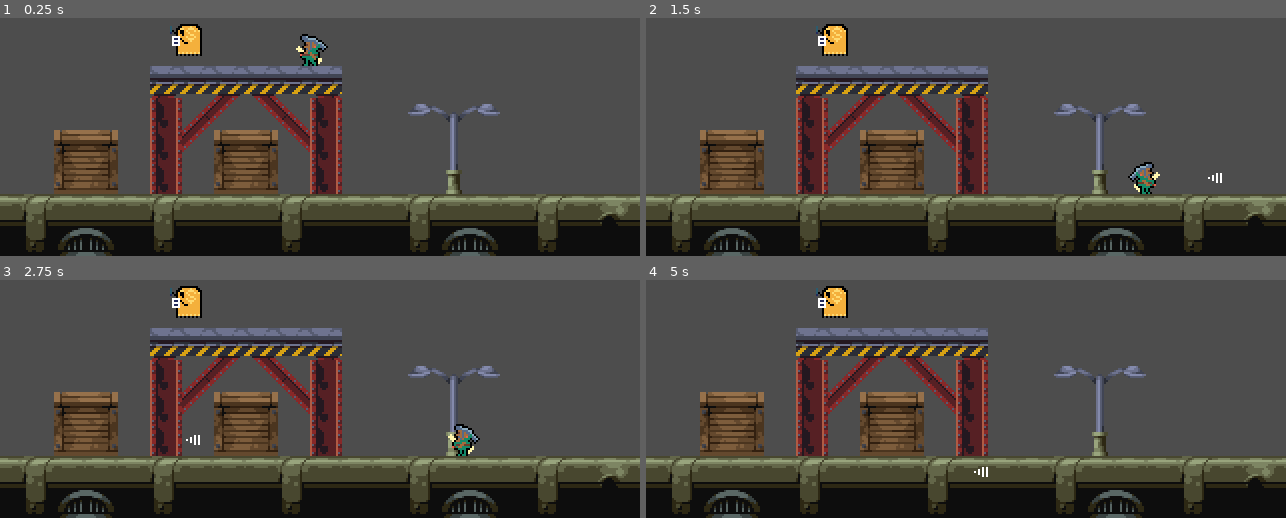
Above: before the commit, frames 1-4 (two rows, left to right).
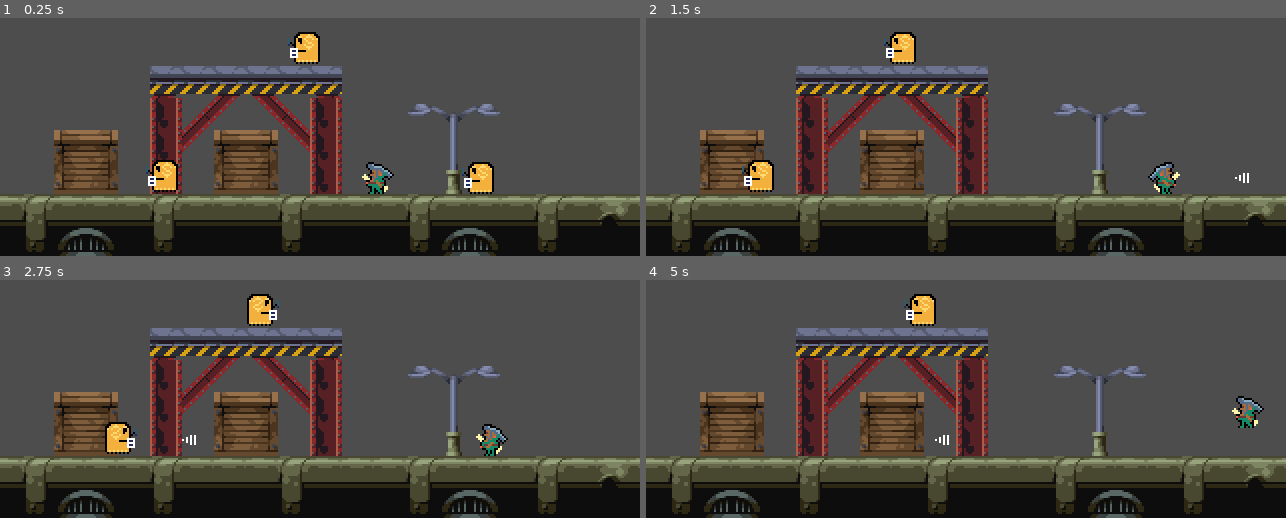
Above: after the commit, the same moments.

Repository: GabrielPlaza95/Trabalho-Jogos
Game: Godot game, scene res://levels/level.tscn
The game is run twice, just before and just after one commit, with the same random seed, the same clock (stepped at 60 frames per second) and the same inputs.
Inputs:
- Up to frame 1 (0.25 s): no input
- Up to frame 2 (1.5 s): hold Right (right) from 0.53 s (still down); tap Z (shoot) at 0.6, 1.35 s; tap Up (up) at 0.77 s
- Up to frame 3 (2.75 s): tap Up (up) at 1.52 s; release Right (right) at 2.03 s; hold Left (left) from 2.03 s (still down); tap Z (shoot) at 2.1 s
- Up to frame 4 (5 s): release Left (left) at 2.78 s; hold Right (right) 2.78-4.28 s; tap Z (shoot) at 2.85, 3.6, 4.35 s; tap Up (up) at 3.02, 3.77, 4.52 s; hold Left (left) from 4.28 s (still down)

The runs differ from the first frame. In frame 1, 2.7% of the frame differs, in the area x 22-78%, y 2-74%; in frame 2, 2.5%; in frame 3, 2.5%; in frame 4, 1.6%.

Commit message:
Adiciona mais inimigos com movimento e dano ao jogador

Diff:
--- a/characters/bullet.tscn
+++ b/characters/bullet.tscn
@@ -36,11 +36,12 @@
 size = Vector2(6, 4)
 
 [node name="Bullet" type="Area2D"]
+collision_mask = 4
 script = ExtResource("1_l03h5")
 
 [node name="AnimatedSprite2D" type="AnimatedSprite2D" parent="."]
 sprite_frames = SubResource("SpriteFrames_2b5jp")
-frame_progress = 0.626545
+frame_progress = 0.192421
 
 [node name="CollisionShape2D" type="CollisionShape2D" parent="."]
 shape = SubResource("RectangleShape2D_rjr32")
--- /dev/null
+++ b/characters/ghost.gd
@@ -0,0 +1,37 @@
+extends CharacterBody2D
+
+@export var speed : float = 20.0
+@export var damage_points : int = 1
+
+@onready var _animation_player = $AnimationPlayer
+@onready var _sprite = $Sprite2D
+
+var direction : Vector2 = Vector2(-1, 0)
+
+func _process(_delta):
+	if direction.x != 0:
+		_animation_player.play("walk")
+	else:
+		_animation_player.stop()
+
+	if direction.x > 0:
+		direction.x = 1
+		_sprite.flip_h = true
+	elif direction.x < 0:
+		direction.x = -1
+		_sprite.flip_h = false
+
+func _physics_process(_delta):
+	velocity.x = direction.x * speed
+
+	move_and_slide()
+
+# Enemy hit player
+func _on_attack_body_entered(body):
+	for child in body.get_children():
+		if child is Damageable:
+			child.damage(damage_points)
+
+# Move back and forth
+func _on_walk_cycle_timeout():
+	direction.x *= -1
--- a/characters/ghost.tscn
+++ b/characters/ghost.tscn
@@ -1,6 +1,7 @@
-[gd_scene load_steps=7 format=3 uid="uid://d3djmk2ygm2k"]
+[gd_scene load_steps=9 format=3 uid="uid://d3djmk2ygm2k"]
 
 [ext_resource type="Texture2D" uid="uid://dhsdrmxjs7bp8" path="res://characters/Enemy.png" id="1_kya57"]
+[ext_resource type="Script" path="res://characters/ghost.gd" id="1_r813x"]
 [ext_resource type="Script" path="res://characters/Damageable.gd" id="2_86pyr"]
 
 [sub_resource type="RectangleShape2D" id="RectangleShape2D_bb8v2"]
@@ -44,14 +45,18 @@
 "walk": SubResource("Animation_oejgf")
 }
 
+[sub_resource type="RectangleShape2D" id="RectangleShape2D_tfog8"]
+size = Vector2(6, 12)
+
 [node name="Ghost" type="CharacterBody2D"]
+collision_layer = 4
+script = ExtResource("1_r813x")
 
 [node name="Sprite2D" type="Sprite2D" parent="."]
 texture = ExtResource("1_kya57")
 vframes = 2
 
 [node name="CollisionShape2D" type="CollisionShape2D" parent="."]
-visible = false
 shape = SubResource("RectangleShape2D_bb8v2")
 
 [node name="AnimationPlayer" type="AnimationPlayer" parent="."]
@@ -61,3 +66,18 @@
 
 [node name="Damageable" type="Node" parent="."]
 script = ExtResource("2_86pyr")
+
+[node name="Attack" type="Area2D" parent="."]
+collision_mask = 2
+
+[node name="CollisionShape2D" type="CollisionShape2D" parent="Attack"]
+position = Vector2(-5, -1)
+shape = SubResource("RectangleShape2D_tfog8")
+debug_color = Color(0.690196, 0, 0.701961, 0.419608)
+
+[node name="WalkCycle" type="Timer" parent="."]
+wait_time = 2.0
+autostart = true
+
+[connection signal="body_entered" from="Attack" to="." method="_on_attack_body_entered"]
+[connection signal="timeout" from="WalkCycle" to="." method="_on_walk_cycle_timeout"]
--- a/characters/protagonist.gd
+++ b/characters/protagonist.gd
@@ -1,6 +1,6 @@
 extends CharacterBody2D
 
-@export var speed : float = 100.0
+@export var speed : float = 75.0
 @export var jump_velocity : float = -250.0
 
 # Get the gravity from the project settings to be synced with RigidBody nodes.
@@ -41,13 +41,12 @@
 	if Input.is_action_just_pressed("up") and is_on_floor():
 		velocity.y = jump_velocity
 
-	# Get the input input_direction and handle the movement/deceleration.
-	# As good practice, you should replace UI actions with custom gameplay actions.
+	# Basic Movement
 	input_direction = Input.get_vector("left", "right", "up", "down")
 	if input_direction.x != 0:
 		velocity.x = input_direction.x * speed
 	else:
-		velocity.x = move_toward(velocity.x, 0, speed)
+		velocity.x = 0
 
 
 	move_and_slide()
--- a/characters/protagonist.tscn
+++ b/characters/protagonist.tscn
@@ -1,7 +1,8 @@
-[gd_scene load_steps=7 format=3 uid="uid://degaxhlnj6spb"]
+[gd_scene load_steps=8 format=3 uid="uid://degaxhlnj6spb"]
 
 [ext_resource type="Script" path="res://characters/protagonist.gd" id="1_15al6"]
 [ext_resource type="Texture2D" uid="uid://cpn03uoiektnr" path="res://characters/Protagonist.png" id="2_5q81r"]
+[ext_resource type="Script" path="res://characters/Damageable.gd" id="3_u5y2y"]
 
 [sub_resource type="RectangleShape2D" id="RectangleShape2D_k6byh"]
 size = Vector2(10, 16)
@@ -46,6 +47,7 @@
 
 [node name="Protagonist" type="CharacterBody2D"]
 scale = Vector2(8, 8)
+collision_layer = 2
 script = ExtResource("1_15al6")
 
 [node name="Sprite2D" type="Sprite2D" parent="."]
@@ -62,3 +64,7 @@
 libraries = {
 "": SubResource("AnimationLibrary_23xav")
 }
+
+[node name="Damageable" type="Node" parent="."]
+script = ExtResource("3_u5y2y")
+health_points = 3
--- a/levels/level.tscn
+++ b/levels/level.tscn
@@ -4672,7 +4672,7 @@
 layer_0/tile_data = PackedInt32Array(393222, 131074, 0, 393223, 393218, 0, 393224, 131074, 0, 393225, 458754, 0, 393226 …(4221 unchanged characters)…
 
 [node name="Protagonist" parent="." instance=ExtResource("2_3j8l7")]
-position = Vector2(160, 20)
+position = Vector2(193, 90)
 scale = Vector2(1, 1)
 
 [node name="Camera2D" type="Camera2D" parent="."]
@@ -4684,6 +4684,12 @@
 drag_vertical_enabled = true
 
 [node name="Ghost" parent="." instance=ExtResource("8_61pts")]
-position = Vector2(97, 19)
+position = Vector2(161, 23)
+
+[node name="Ghost2" parent="." instance=ExtResource("8_61pts")]
+position = Vector2(90, 87)
+
+[node name="Ghost3" parent="." instance=ExtResource("8_61pts")]
+position = Vector2(248, 88)
 
 [connection signal="shoot" from="Protagonist" to="." method="_on_protagonist_shoot"]
--- a/project.godot
+++ b/project.godot
@@ -59,6 +59,12 @@
 ]
 }
 
+[layer_names]
+
+2d_physics/layer_1="level"
+2d_physics/layer_2="protagonist"
+2d_physics/layer_3="enemies"
+
 [rendering]
 
 textures/canvas_textures/default_texture_filter=0
